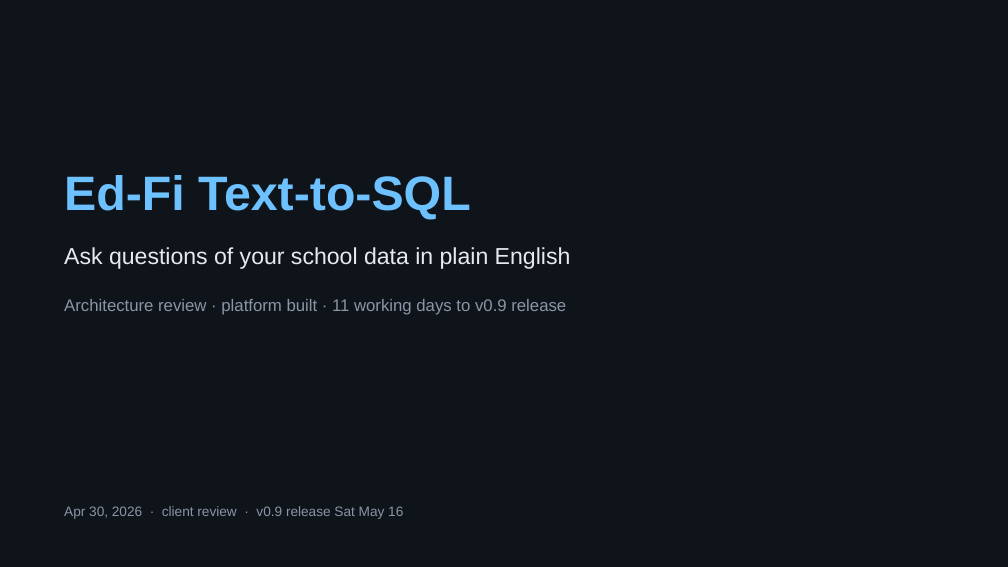
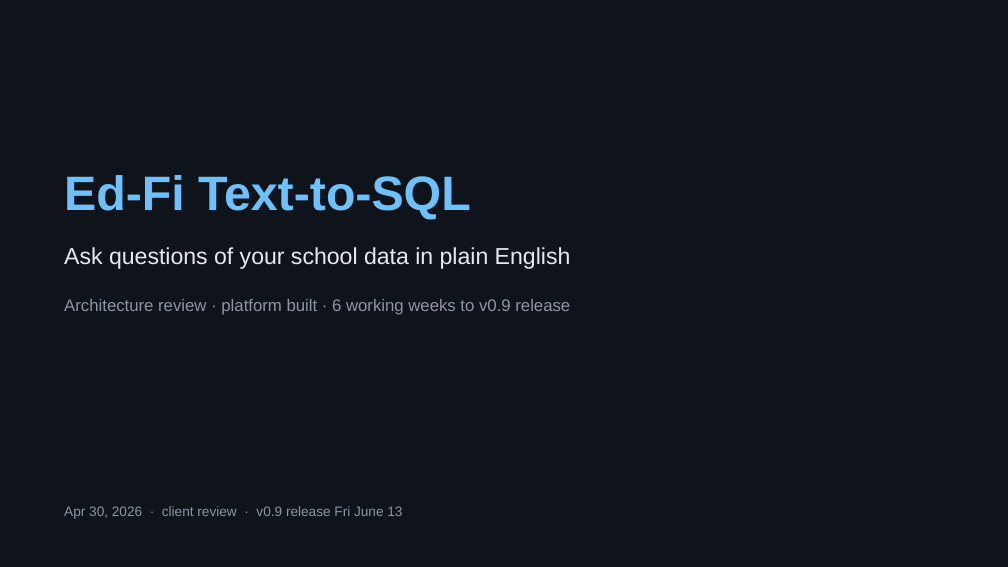
Before and after one commit to bharatmohanthakur/heavy_text2sql, a slide deck: slide 1 of docs/architecture_deck.pptx. Drawn at 1008x567 pixels with LibreOffice and Linux fonts; fonts in the diff are those of the drawing. Boxes give left, top, right and bottom in pixels: in the first picture for what was removed or moved away, otherwise in the second. Text is boxed around its words. In the diff, an @@ line names an element or a change of style, - is before the commit and + after.

```diff
--- a/docs/architecture_deck.pptx
+++ b/docs/architecture_deck.pptx
@@ text at (64,299,570,315): text changed @@
-Architecture review · platform built · 11 working days to v0.9 release
+Architecture review · platform built · 6 working weeks to v0.9 release
@@ text at (64,506,402,519): text changed @@
-Apr 30, 2026 · client review · v0.9 release Sat May 16
+Apr 30, 2026 · client review · v0.9 release Fri June 13
```
Also in this commit, not shown: 8 other slides changed, 1 other file.
